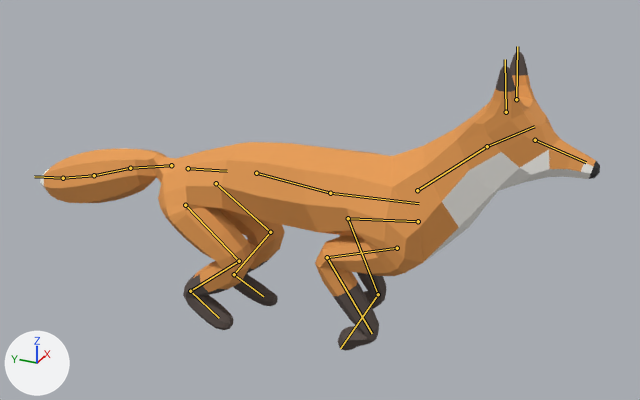
The FBX model Assets/Models/Creatures/Fox/Fox.fbx: old version first, new version second.
One viewpoint serves both versions: a 50 mm lens placed at (-2.147, -0.992, 1.549), pointed at (0.042, -0.007, 0.455). Lighting does not change. The marker at lower left points along +X, +Y and +Z. The first picture is the older version. Both versions are drawn at frame 27 of the action 'Armature|Gallop'; the numbers are the values there. The bones that change, and the others that lie on the model, are drawn over the model as lines.

In view in the first picture: 'Body'.
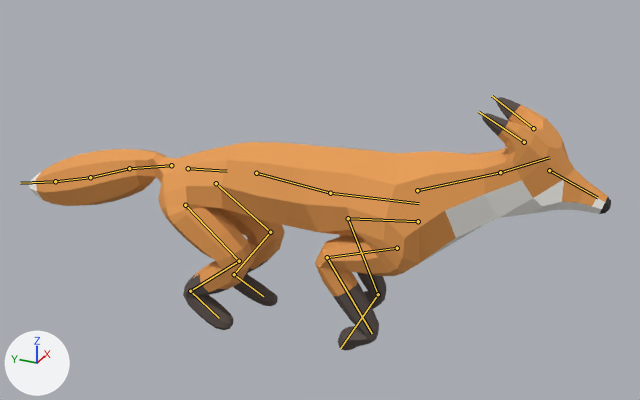
Changed parts and their boxes (x1, y1, x2, y2) in the pictures (640 x 400 px):
```json
{"object": "Body", "change": "posed", "before": [40, 52, 600, 351], "after": [29, 97, 611, 351], "on screen": "15% shorter"}
{"bone": "Neck", "before": "(417, 190) to (487, 146)", "after": "(417, 190) to (500, 172)"}
{"bone": "Head", "before": "(487, 146) to (534, 126)", "after": "(500, 172) to (549, 157)"}
{"bone": "Ear_L", "before": "(516, 99) to (517, 46)", "after": "(533, 128) to (492, 96)"}
{"bone": "Ear_R", "before": "(506, 112) to (505, 59)", "after": "(524, 142) to (478, 111)"}
{"bone": "Tail1", "before": "(171, 165) to (130, 168)", "after": "(171, 165) to (129, 168)"}
{"bone": "Tail2", "before": "(130, 168) to (94, 175)", "after": "(129, 168) to (90, 177)"}
{"bone": "Tail3", "before": "(94, 175) to (63, 178)", "after": "(90, 177) to (55, 181)"}
{"bone": "Tail4", "before": "(63, 178) to (34, 176)", "after": "(55, 181) to (20, 183)"}
```

The change, as JSON lines over the scene's bpy script:
```json
{"block": "bone_neck", "where": "bone_neck = bpy.data.objects['Armature'].pose.bones['Neck']  # child of 'Spine2'"}
{"op": "set", "path": "bone_neck.rotation_quaternion", "old": "(1.0, 0.005, 0.0, 0.0)", "new": "(0.988, -0.156, 0.0, 0.0)", "note": "degrees (1, 0, 0) -> degrees (-18, 0, 0)"}
{"block": "bone_head", "where": "bone_head = bpy.data.objects['Armature'].pose.bones['Head']  # child of 'Neck'"}
{"op": "set", "path": "bone_head.rotation_quaternion", "old": "(1.0, -0.006, 0.0, 0.0)", "new": "(0.994, 0.112, 0.0, 0.0)", "note": "degrees (-1, 0, 0) -> degrees (13, 0, 0)"}
{"block": "bone_ear_l", "where": "bone_ear_l = bpy.data.objects['Armature'].pose.bones['Ear_L']  # child of 'Head'"}
{"op": "set", "path": "bone_ear_l.rotation_quaternion", "old": "(1.0, -0.012, -0.001, 0.0)", "new": "(0.86, -0.508, -0.046, -0.004)", "note": "degrees (-1, 0, 0) -> degrees (-61, -5, 2)"}
{"block": "bone_ear_r", "where": "bone_ear_r = bpy.data.objects['Armature'].pose.bones['Ear_R']  # child of 'Head'"}
{"op": "set", "path": "bone_ear_r.rotation_quaternion", "old": "(1.0, -0.012, 0.001, 0.0)", "new": "(0.86, -0.508, 0.046, 0.004)", "note": "degrees (-1, 0, 0) -> degrees (-61, 5, -2)"}
{"block": "bone_tail1", "where": "bone_tail1 = bpy.data.objects['Armature'].pose.bones['Tail1']  # child of 'Hips'"}
{"op": "set", "path": "bone_tail1.rotation_quaternion", "old": "(0.999, 0.045, 0.007, -0.025)", "new": "(0.999, 0.045, 0.002, -0.008)", "note": "degrees (5, 1, -3) -> degrees (5, 0, -1)"}
{"block": "bone_tail2", "where": "bone_tail2 = bpy.data.objects['Armature'].pose.bones['Tail2']  # child of 'Tail1'"}
{"op": "set", "path": "bone_tail2.rotation_quaternion", "old": "(1.0, -0.005, 0.007, -0.019)", "new": "(1.0, -0.005, 0.001, -0.002)", "note": "degrees (-1, 1, -2) -> degrees (-1, 0, 0)"}
{"block": "bone_tail3", "where": "bone_tail3 = bpy.data.objects['Armature'].pose.bones['Tail3']  # child of 'Tail2'"}
{"op": "set", "path": "bone_tail3.rotation_quaternion", "old": "(1.0, -0.005, 0.005, -0.02)", "new": "(1.0, -0.005, -0.002, 0.007)", "note": "degrees (-1, 1, -2) -> degrees (-1, 0, 1)"}
{"block": "bone_tail4", "where": "bone_tail4 = bpy.data.objects['Armature'].pose.bones['Tail4']  # child of 'Tail3'"}
{"op": "set", "path": "bone_tail4.rotation_quaternion", "old": "(1.0, -0.005, 0.004, -0.02)", "new": "(1.0, -0.005, -0.003, 0.016)", "note": "degrees (-1, 0, -2) -> degrees (-1, 0, 2)"}
```
